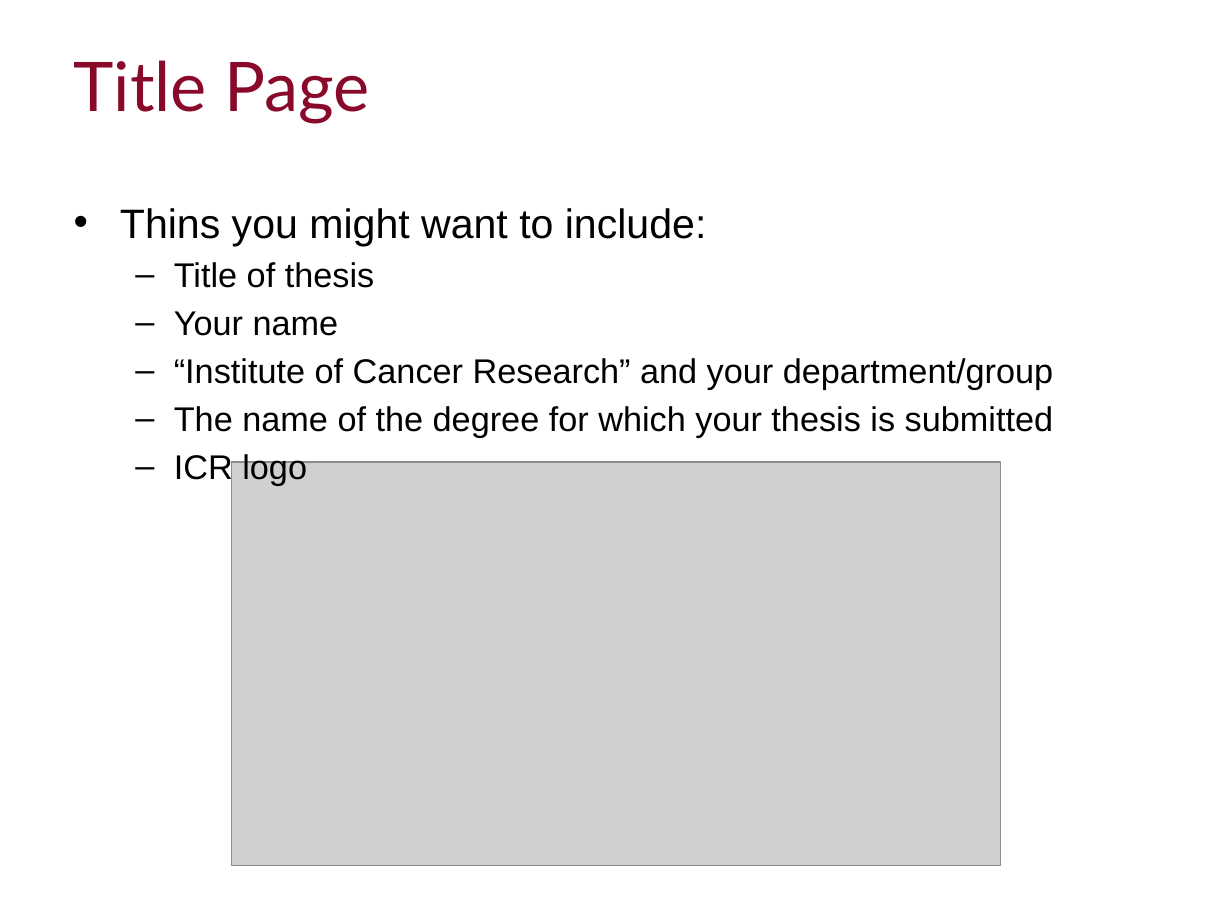
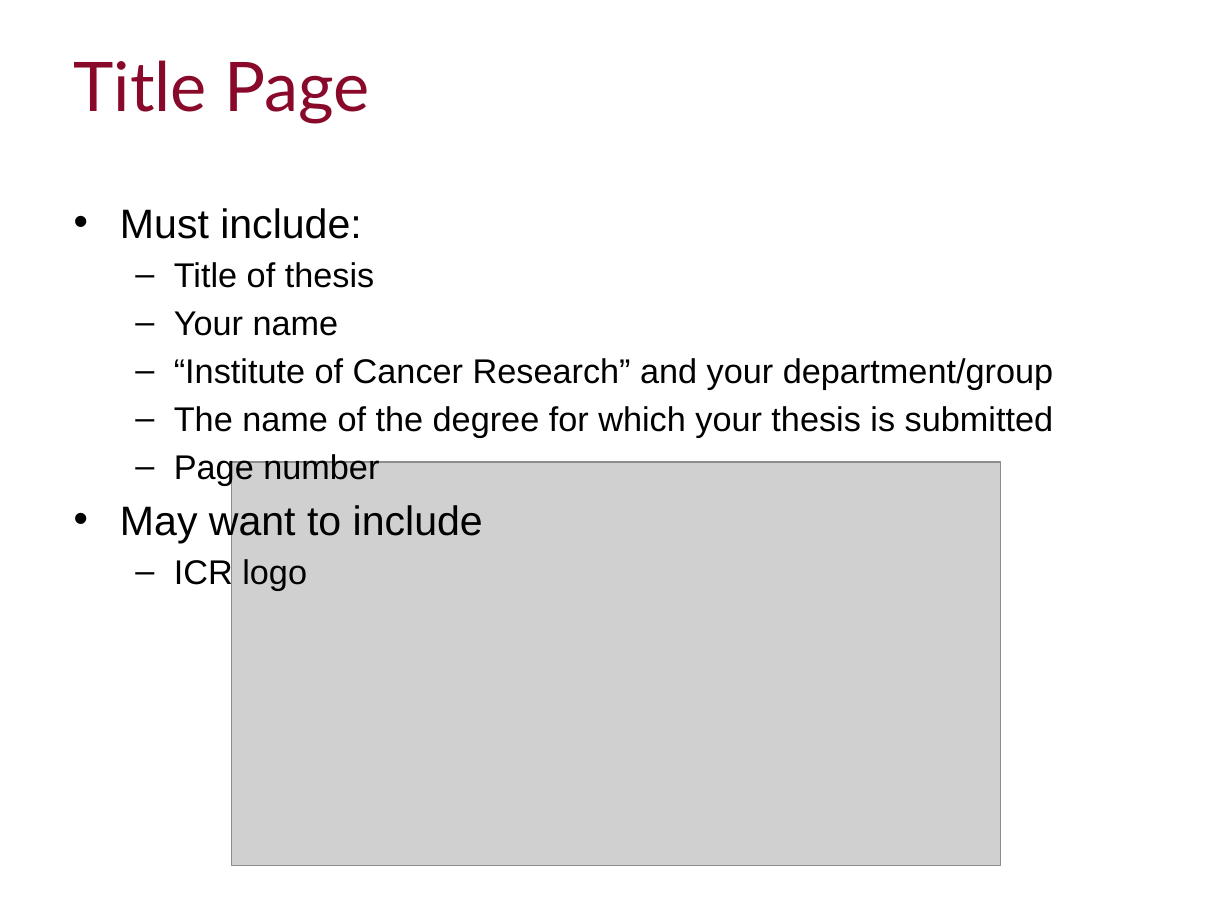
Before and after one commit to ImperialCollegeLondon/RCDS-writing-theses-in-latex, a slide deck: slide 12 of Writing Theses in Latex Slides.pptx. Drawn at 1232x924 pixels with LibreOffice and Linux fonts; fonts in the diff are those of the drawing; grey boxes stand for pictures; background and template pictures are left out. Boxes give left, top, right and bottom in pixels: in the first picture for what was removed or moved away, otherwise in the second. Text is boxed around its words. In the diff, an @@ line names an element or a change of style, - is before the commit and + after.

```diff
--- a/Writing Theses in Latex Slides.pptx
+++ b/Writing Theses in Latex Slides.pptx
@@ text at (120,208,361,239): text changed @@
-• Thins you might want to include:
+• Must include:
@@ text at (120,451,483,543): paragraphs added @@
+  – Page number
+• May want to include
```
Also in this commit, not shown: 9 other slides changed, 2 slides added, 1 slide removed.
